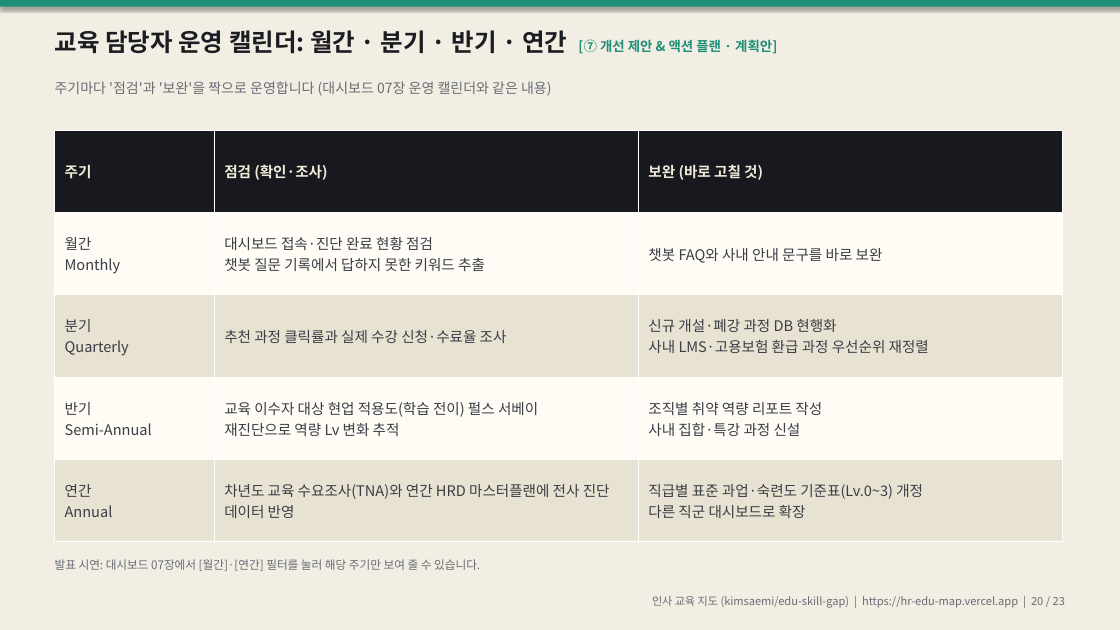
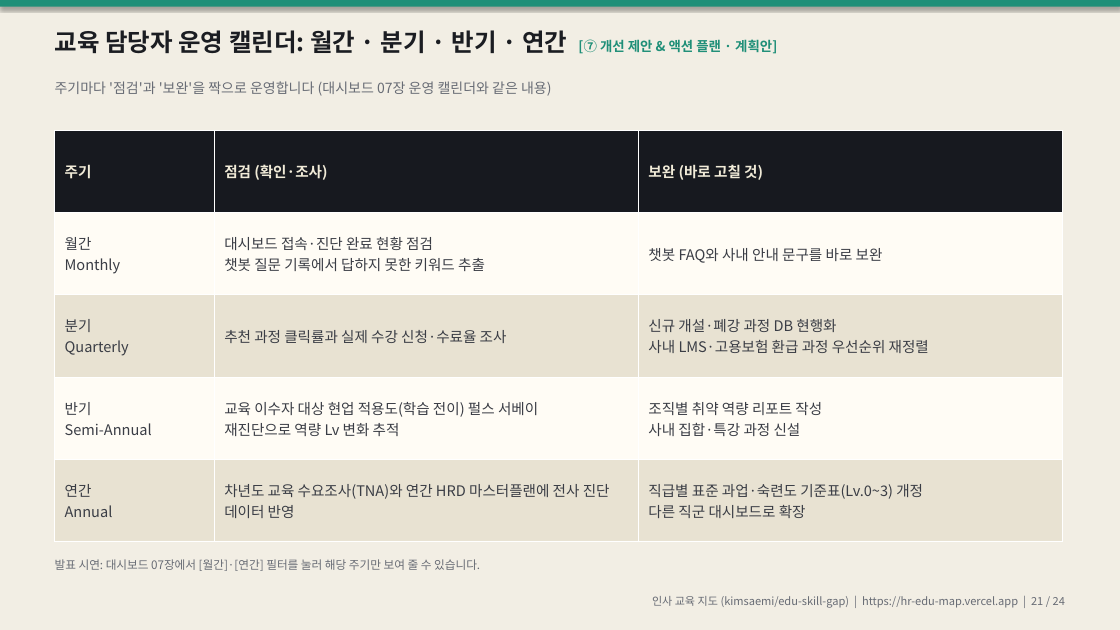
Before and after one commit to kimsaemi/edu-skill-gap, a slide deck: slide 21 of presentation/HR_교육지도_발표.pptx (slide 20 before the commit). Drawn at 1120x630 pixels with LibreOffice and Linux fonts; fonts in the diff are those of the drawing. Boxes give left, top, right and bottom in pixels: in the first picture for what was removed or moved away, otherwise in the second. Text is boxed around its words. In the diff, an @@ line names an element or a change of style, - is before the commit and + after.

```diff
--- a/presentation/HR_교육지도_발표.pptx
+++ b/presentation/HR_교육지도_발표.pptx
@@ text at [652,596,1065,608]: text changed @@
-인사 교육 지도 (kimsaemi/edu-skill-gap) | https://hr-edu-map.vercel.app | 20 / 23
+인사 교육 지도 (kimsaemi/edu-skill-gap) | https://hr-edu-map.vercel.app | 21 / 24
```
Also in this commit, not shown: 21 other slides changed, 1 slide added, 3 other files.
